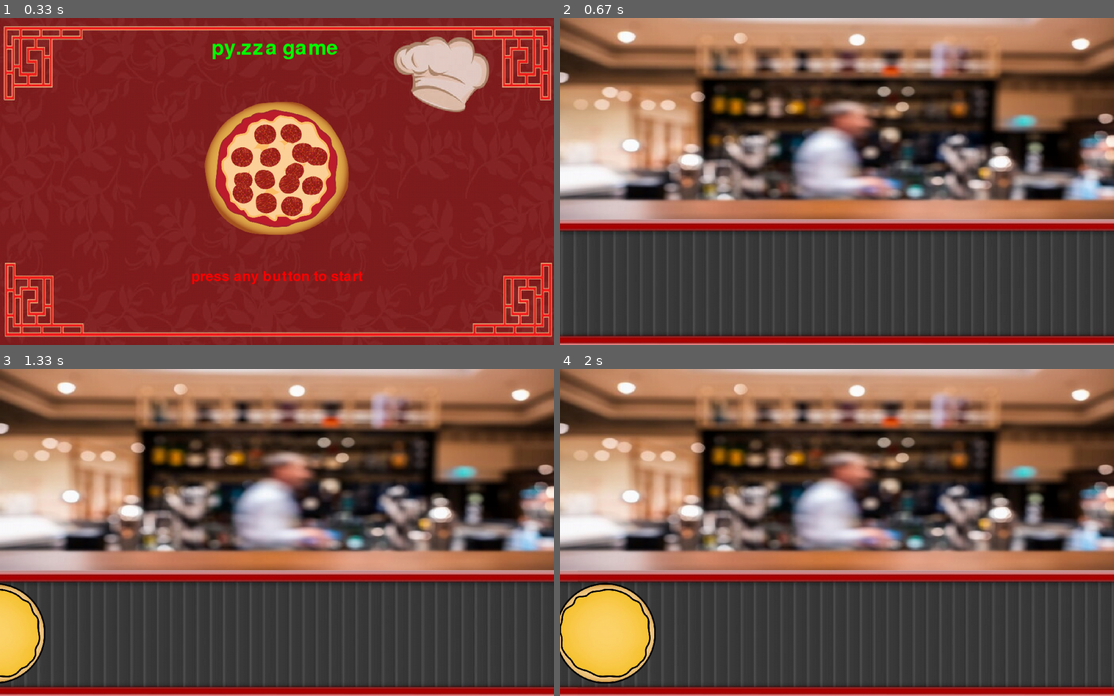
Above: before the commit, frames 1-4 (two rows, left to right).
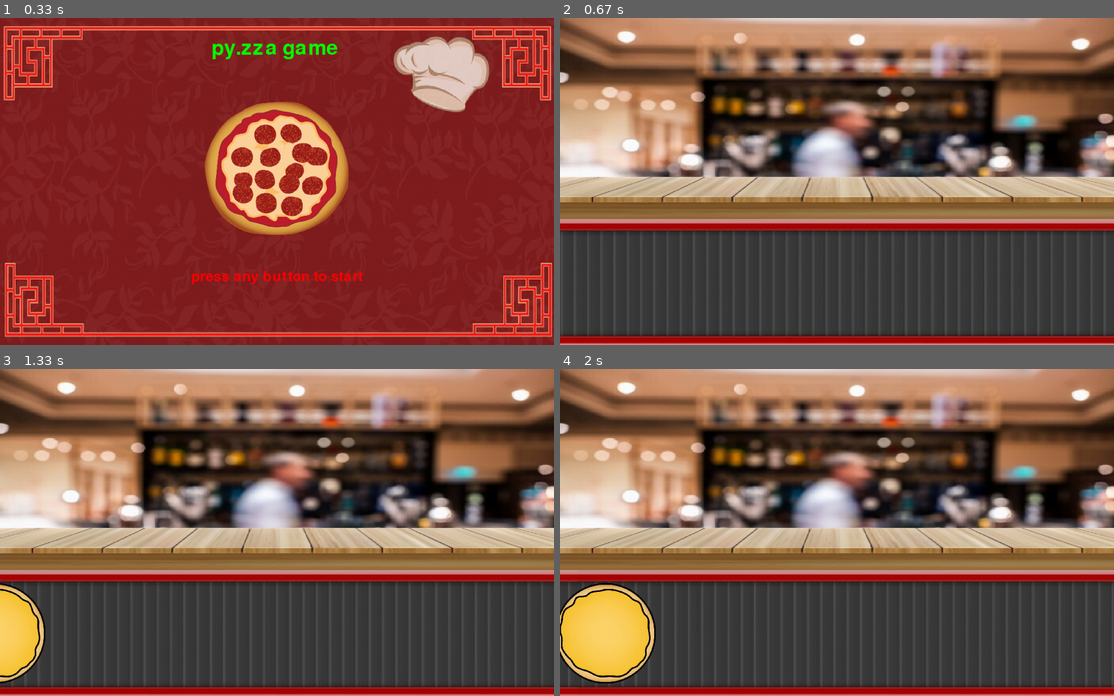
Above: after the commit, the same moments.

Repository: Lucaslofe/Py.game
Game: pygame game, started from jogo.py/projetofinal.py
The game is run twice, just before and just after one commit, with the same random seed, the same clock (stepped at 60 frames per second) and the same inputs.
Inputs:
- Up to frame 1 (0.33 s): no input
- Up to frame 2 (0.67 s): tap Enter at 0.33 s
- Up to frame 3 (1.33 s): no input
- Up to frame 4 (2 s): no input

Frame 1 is identical in both runs. In frame 2, 12% of the frame differs, in the area x 0-100%, y 48-62%; in frame 3, 12%; in frame 4, 12%.

Commit message:
add ingredients

Diff:
--- a/jogo.py/projetofinal.py
+++ b/jogo.py/projetofinal.py
@@ -30,6 +30,26 @@
 fps = 30
 image4 = pygame.image.load("pizzasr.png").convert_alpha()
 image4 = pygame.transform.scale(image4, (200, 200))
+madeira = pygame.image.load("madeira.png").convert_alpha()
+madeira = pygame.transform.scale(madeira,(1100,200))
+duende = pygame.image.load("duende.png").convert_alpha()
+duende = pygame.transform.scale(duende, (1,1))
+barata = pygame.image.load("barata.png").convert_alpha()
+barata = pygame.transform.scale(barata, (1,1))
+sapo = pygame.image.load("sapo.png").convert_alpha()
+sapo = pygame.transform.scale(sapo, (1,1))
+slime = pygame.image.load("slime.png").convert_alpha()
+slime = pygame.transform.scale(slime, (1,1))
+zumbi = pygame.image.load("zumbi.png").convert_alpha()
+zumbi = pygame.transform.scale(zumbi, (1,1))
+bota = pygame.image.load("bota.png").convert_alpha()
+bota = pygame.transform.scale(bota, (1,1))
+chip = pygame.image.load("chip.png").convert_alpha()
+chip = pygame.transform.scale(chip, (1,1))
+pimenta = pygame.image.load("pimenta.png").convert_alpha()
+pimenta = pygame.transform.scale(pimenta, (1,1))
+
+
 # ===== Loop principal =====
 state = "start_screen"
 vel_esteira = 5
@@ -55,6 +75,7 @@
         window.blit(image3,(0,0))
         window.blit(esteira,(x_esteira,400))
         window.blit(esteira,(x_esteira2,400))
+        window.blit(madeira,(0,200))
         x_esteira += vel_esteira
         x_esteira2 += vel_esteira
         x_pizza += vel_esteira
@@ -63,6 +84,8 @@
         if x_esteira2 >= 1100:
             x_esteira2 = -1900
         window.blit(image4,(x_pizza,425))
+        if x_pizza > 1100:
+            x_pizza = -200
 
 
 
@@ -78,3 +101,5 @@
 
 # ===== Finalização =====
 pygame.quit()  # Função do PyGame que finaliza os recursos utilizados
+
+#peperoni, palmito, queijo, milho, ervilha, cebola,
Binary file added: jogo.py/barata.png
Binary file added: jogo.py/bota.png
Binary file added: jogo.py/chip.png
Binary file added: jogo.py/duende.png
Binary file added: jogo.py/madeira.png
Binary file added: jogo.py/pimenta.png
Binary file added: jogo.py/sapo.png
Binary file added: jogo.py/slime.png
Binary file added: jogo.py/zumbi.png
